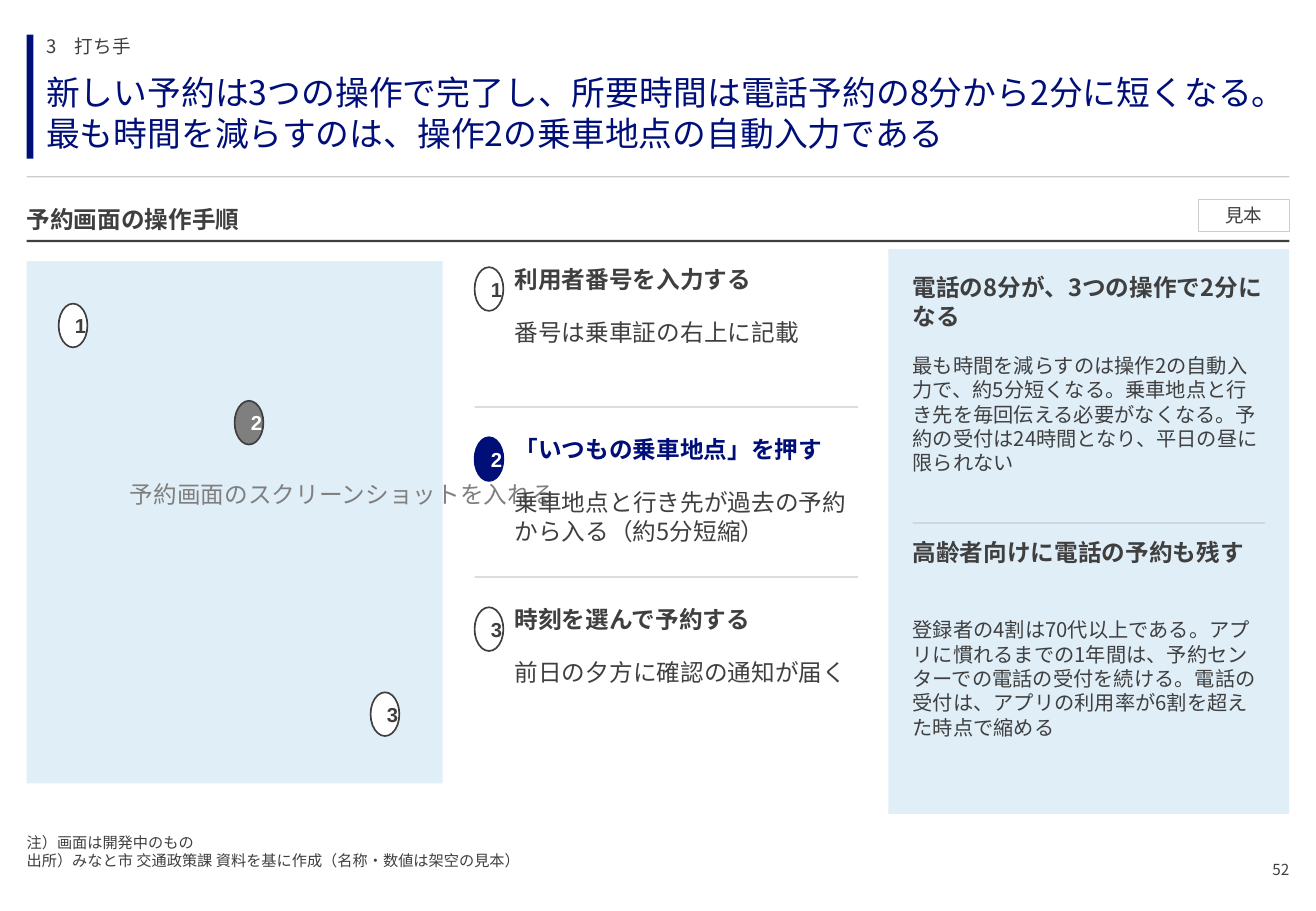
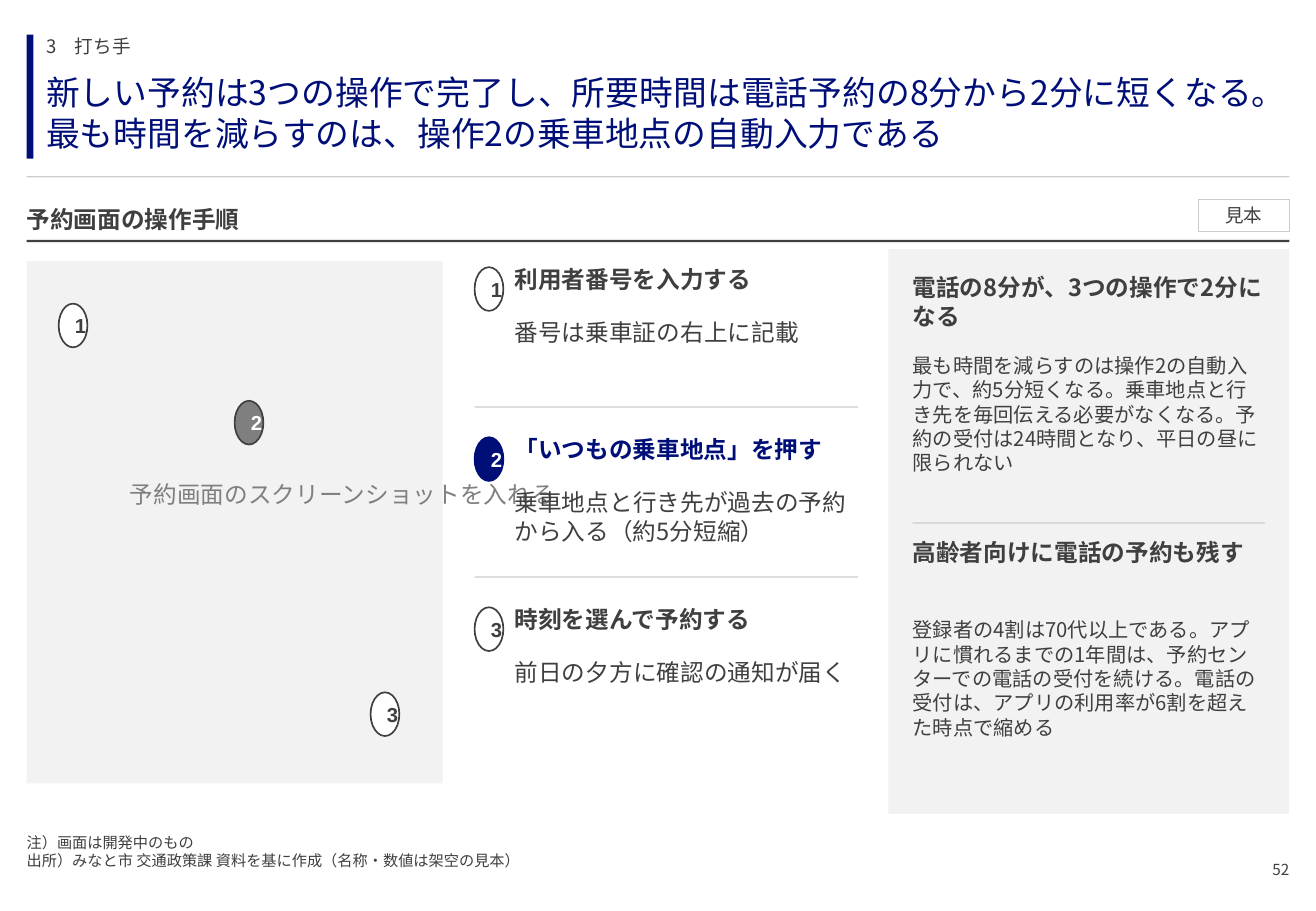
Before and after one commit to GontaHH/slide_builder, a slide deck: slide 52 of patterns/pattern-deck.pptx. Drawn at 1316x911 pixels with LibreOffice and Linux fonts; fonts in the diff are those of the drawing. Boxes give left, top, right and bottom in pixels: in the first picture for what was removed or moved away, otherwise in the second. Text is boxed around its words. In the diff, an @@ line names an element or a change of style, - is before the commit and + after.

```diff
--- a/patterns/pattern-deck.pptx
+++ b/patterns/pattern-deck.pptx
@@ rectangle at bbox=[27, 261, 442, 784]: fill #E0EEF8 to #F2F2F2 @@
@@ rectangle at bbox=[888, 249, 1289, 814]: fill #E0EEF8 to #F2F2F2 @@
```
Also in this commit, not shown: 78 other slides changed, 16 other files.
